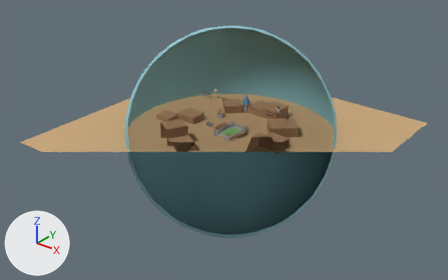
The glTF model pelotita2.glb, before and after one commit.
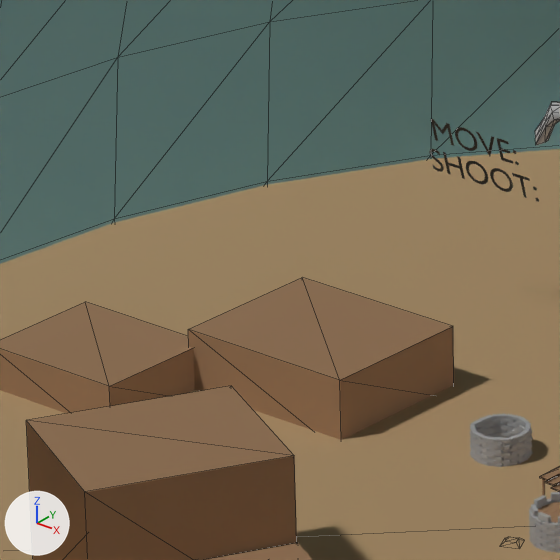
The first picture shows the older version from a camera (50 mm lens) standing at (81.0, -103.7, 61.6) and looking at (-0.7, -1.6, -1.7). The close-ups show both versions on the part from 35% to 48% of the width and 28% to 49% of the height of that picture; other places that the commit changed are outside them. The lights are fixed; the arrows at lower left show +X, +Y and +Z. The close-ups show mesh edges as thin lines. Everything nearer to the camera than a plane just in front of the edit is cut away. Where no turn or scale is listed for an object, it has been applied to the vertices.

The first close-up shows 'Casa2.001', 'Casa2.003', 'Casa2.004', 'Casa3.001', 'Text', 'cielo', 'suelotierra'.
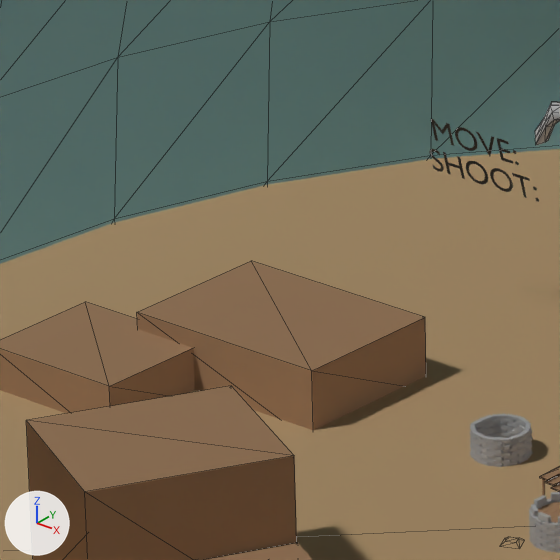
What differs and where, as boxes [x1, y1, x2, y2] in the close-ups (560 x 560 px):
'Casa2.003', moved, rescaled (9% wider)
    before: [188, 277, 454, 440]
    after: [137, 261, 426, 430]

What the commit changed:
Object 'Casa2.003' (ob_casa2_003) moves from (-10.88, 0.06, 0.52) to (-11.97, 0.06, 0.52).
Object 'Casa2.003' (ob_casa2_003) is rescaled from (2.16, 1.0, 1.0) to (2.16, 1.16, 1.0).
